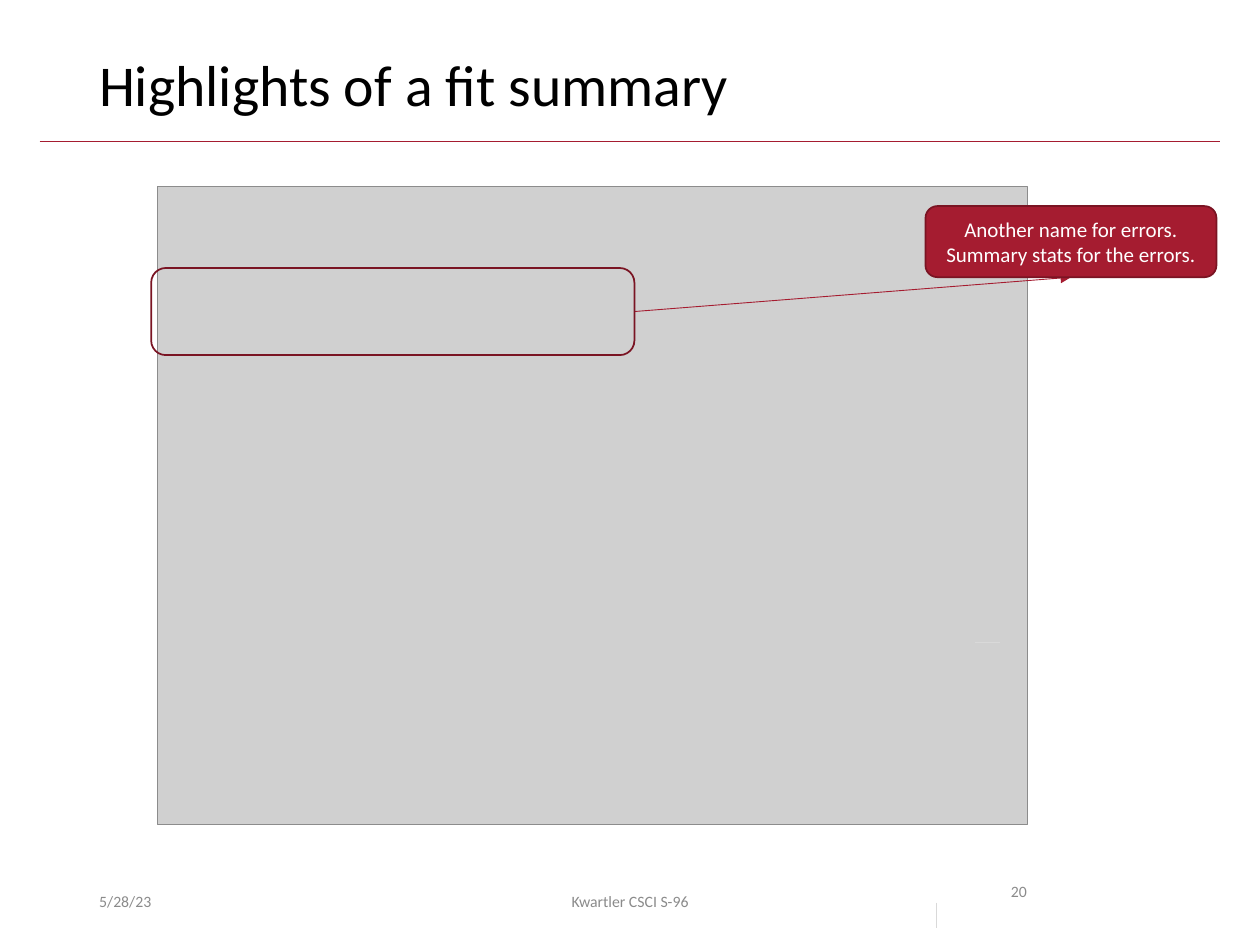
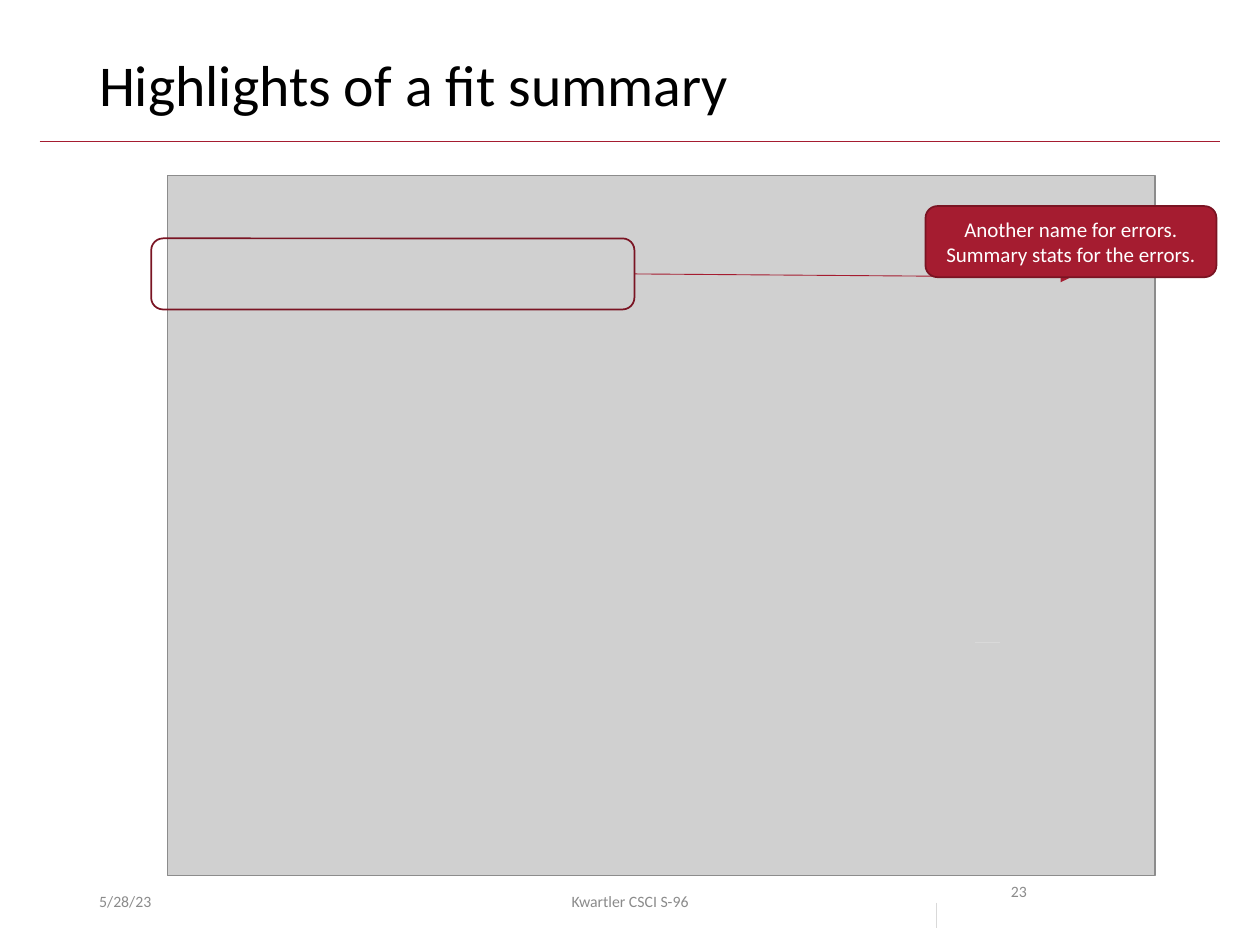
Before and after one commit to kwartler/GSERM_ICPSR, a slide deck: slide 23 of lessons/D_Supervised/A_regression.pptx (slide 20 before the commit). Drawn at 1260x945 pixels with LibreOffice and Linux fonts; fonts in the diff are those of the drawing; grey boxes stand for pictures; background and template pictures are left out. Boxes give left, top, right and bottom in pixels: in the first picture for what was removed or moved away, otherwise in the second. Text is boxed around its words. In the diff, an @@ line names an element or a change of style, - is before the commit and + after.

```diff
--- a/lessons/D_Supervised/A_regression.pptx
+++ b/lessons/D_Supervised/A_regression.pptx
@@ picture: place and size @@
-picture at box(158, 186, 1028, 824)
+picture at box(168, 175, 1155, 876)
@@ rounded rectangle: place and size @@
-rounded rectangle at box(151, 268, 635, 355)
+rounded rectangle at box(151, 238, 635, 309)
@@ arrow moved from (635, 311) - (1071, 277) to (635, 273) - (1071, 277) @@
@@ page number at box(1011, 887, 1027, 897): text changed @@
-20
+23
```
Also in this commit, not shown: 11 other slides changed, 8 slides added, 7 other files.
